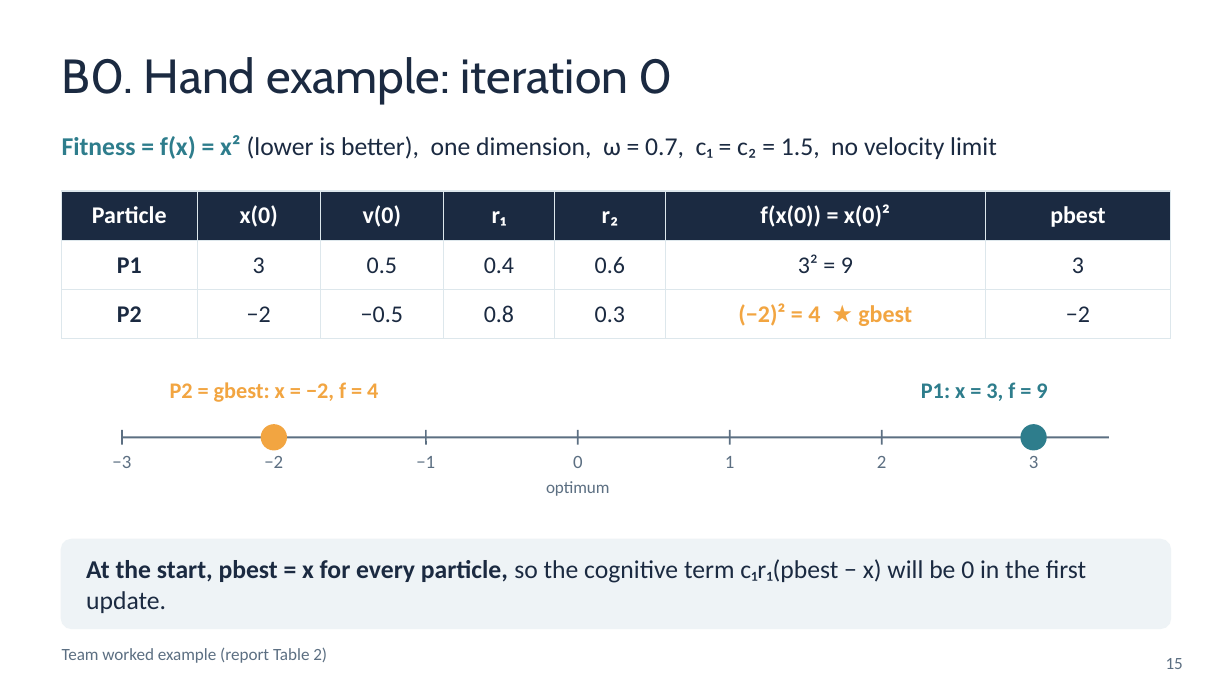
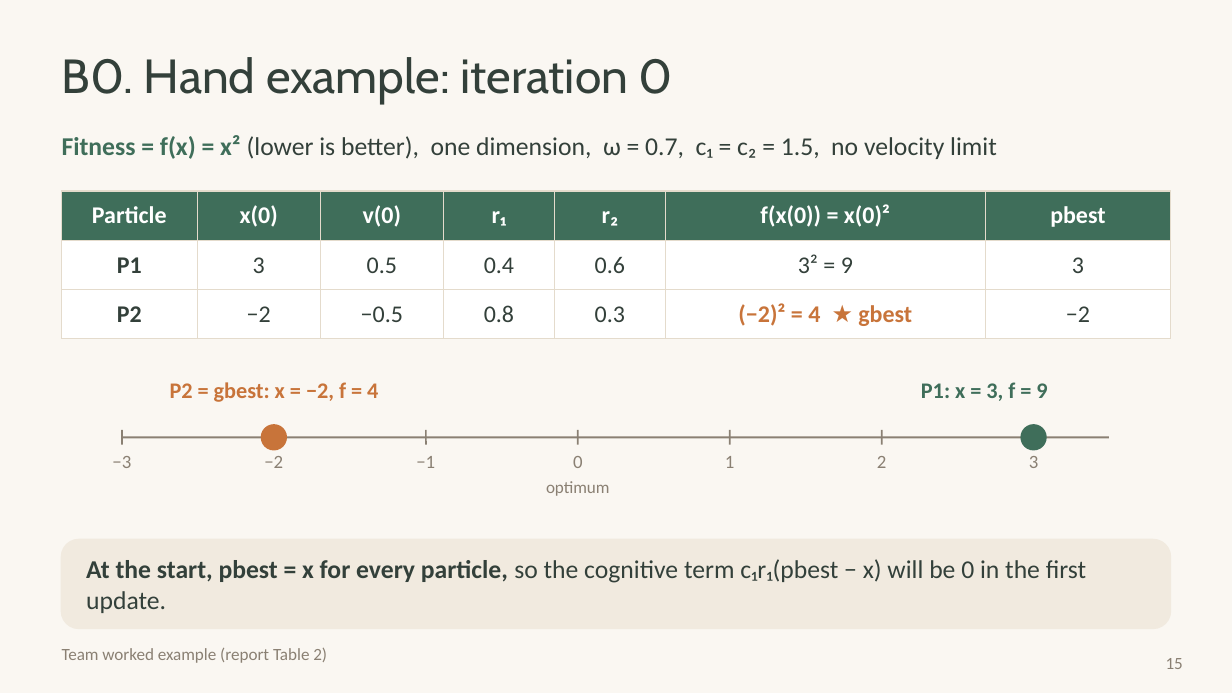
Before and after one commit to huynhhuuphucminh/Seminar-AI, a slide deck: slide 15 of slides/Slide_Seminar_PSO.pptx. Drawn at 1232x693 pixels with LibreOffice and Linux fonts; fonts in the diff are those of the drawing. Boxes give left, top, right and bottom in pixels: in the first picture for what was removed or moved away, otherwise in the second. Text is boxed around its words. In the diff, an @@ line names an element or a change of style, - is before the commit and + after.

```diff
--- a/slides/Slide_Seminar_PSO.pptx
+++ b/slides/Slide_Seminar_PSO.pptx
@@ background #FFFFFF to #FAF7F2 @@
@@ text "B0. Hand example: iteration 0" at (62, 57, 673, 104): text colour #1B2A41 to #33403A @@
@@ text "Fitness = f(x) = x² ..." at (62, 135, 997, 159): text colour #2E7D8C to #3F6E5A in "Fitness = f(x) = x²"; text colour #1B2A41 to #33403A in "(lower is better), one dimension, ω = ..." @@
@@ table at (62, 191, 1170, 330) @@
@@ fill #1B2A41 to #3F6E5A in row 1 @@
@@ text colour #1B2A41 to #33403A in "P1", "3", "0.5", "0.4" and 9 more places @@
@@ text colour #F2A541 to #C8743A in "(−2)² = 4 ★ gbest" @@
@@ borders changed @@
@@ text "P2 = gbest: x = ..." at (170, 382, 378, 402): text colour #F2A541 to #C8743A @@
@@ text "P1: x = 3, f ..." at (921, 382, 1047, 401): text colour #2E7D8C to #3F6E5A @@
@@ line (122, 430) - (122, 445): stroke #5C6F82 1 pt to #8A8073 1 pt @@
@@ line (123, 437) - (1109, 437): stroke #5C6F82 1.25 pt to #8A8073 1.25 pt @@
@@ ellipse at (261, 425, 286, 450): fill #F2A541 to #C8743A; outline #F2A541 1 pt to #C8743A 1 pt @@
@@ line (274, 430) - (274, 445): stroke #5C6F82 1 pt to #8A8073 1 pt @@
@@ line (426, 430) - (426, 445): stroke #5C6F82 1 pt to #8A8073 1 pt @@
@@ line (578, 430) - (578, 445): stroke #5C6F82 1 pt to #8A8073 1 pt @@
@@ line (729, 430) - (729, 445): stroke #5C6F82 1 pt to #8A8073 1 pt @@
@@ line (882, 430) - (882, 445): stroke #5C6F82 1 pt to #8A8073 1 pt @@
@@ ellipse at (1021, 425, 1046, 450): fill #2E7D8C to #3F6E5A; outline #2E7D8C 1 pt to #3F6E5A 1 pt @@
@@ line (1034, 430) - (1034, 445): stroke #5C6F82 1 pt to #8A8073 1 pt @@
@@ rounded rectangle at (62, 540, 1170, 628): fill #EEF3F6 to #F1EADF; outline #EEF3F6 1 pt to #F1EADF 1 pt; proportions changed @@
@@ text "At the start, pbest = ..." at (86, 559, 1086, 613): text colour #1B2A41 to #33403A @@
@@ text colour #5C6F82 to #8A8073 in 10 elements at (112, 456, 131, 468), (264, 456, 283, 468), (416, 456, 435, 468), (573, 456, 583, 468), (725, 456, 735, 468), (877, 456, 887, 468), (1029, 456, 1039, 468), (546, 481, 610, 496), (62, 648, 327, 663), (1166, 658, 1183, 669) @@
```
Also in this commit, not shown: 18 other slides changed, 8 other files.
